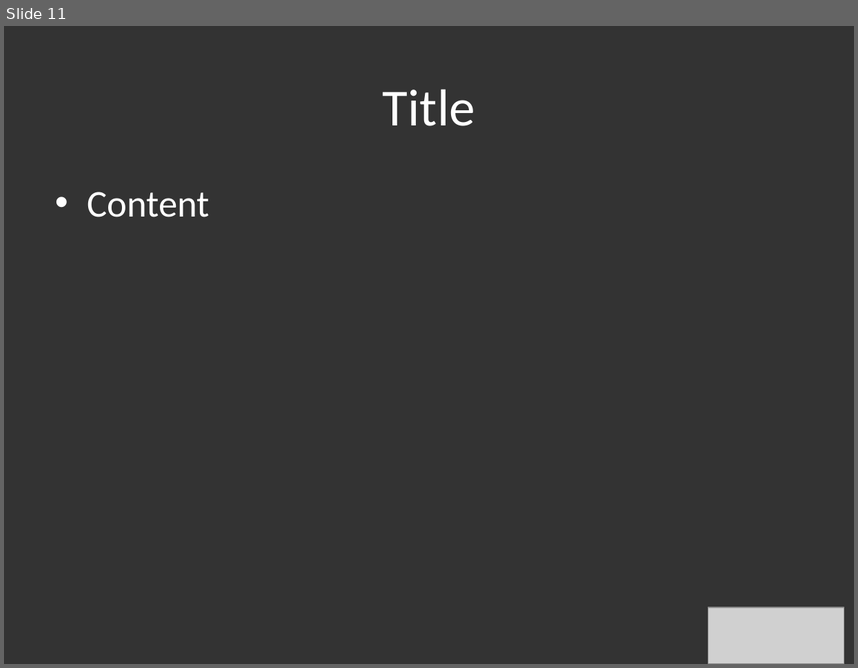
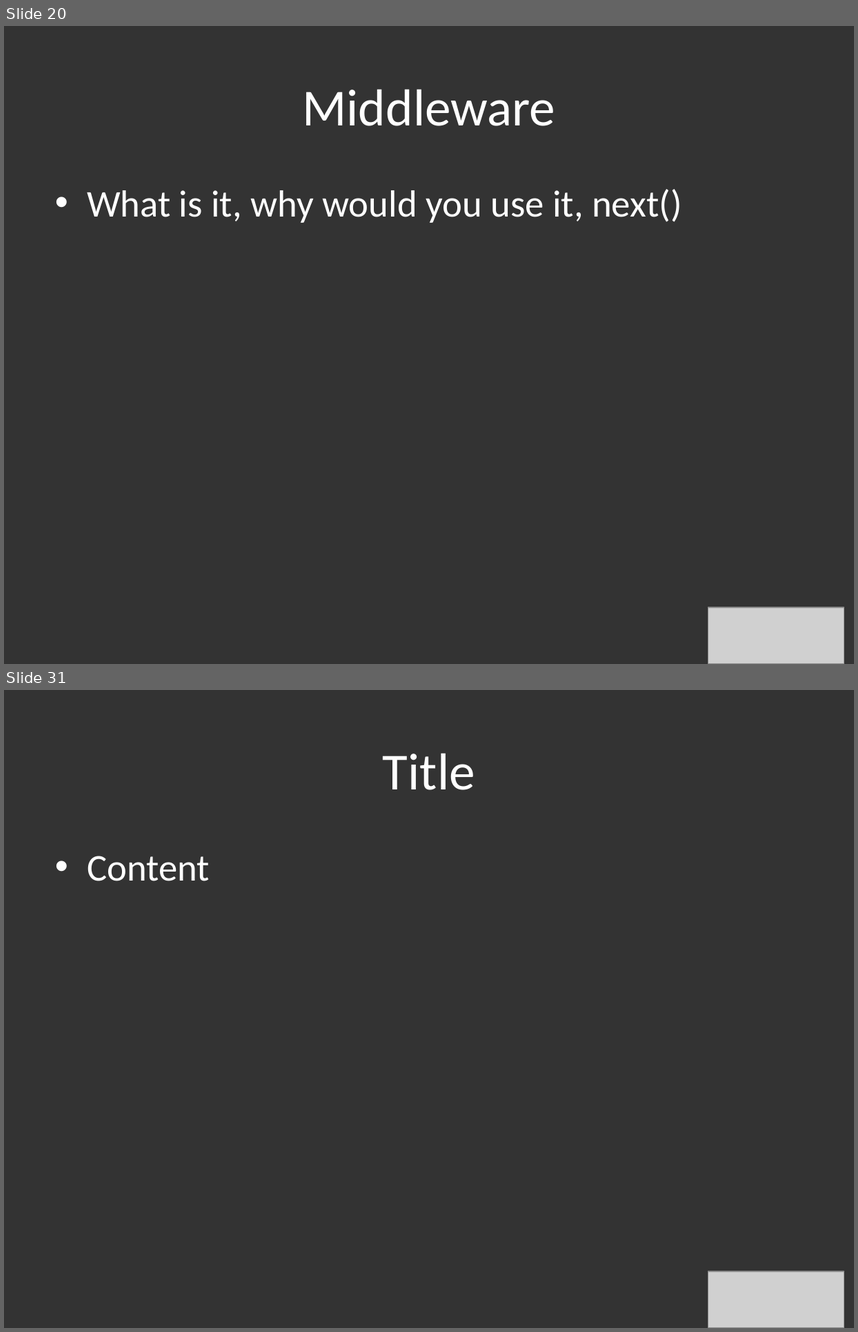
Before and after one commit to hlfshell/node.jSTL-Intro-Series---An-Introduction-to-Express, a slide deck: nodejs intro to express.pptx. Shown one above the other, each under a label of ours: slide 11 before the commit, slides 20 and 31 after it; the slides between them are not shown. The pictures are 858x668 and 858x1332 pixels, drawn with LibreOffice and Linux fonts; fonts in the diff are those of the drawing; grey boxes stand for pictures. Boxes give left, top, right and bottom in pixels: in the first picture for what was removed or moved away, otherwise in the second. Text is boxed around its words. In the diff, an @@ line names an element or a change of style, - is before the commit and + after.

```diff
--- a/nodejs intro to express.pptx
+++ b/nodejs intro to express.pptx
@@ slide 20 added at [4, 26, 854, 664], background #333333 @@
@@ title added at [302, 89, 555, 126], 44 pt, text #FFFFFF @@
+Middleware
@@ text added at [87, 189, 682, 223], 32 pt, text #FFFFFF @@
+• What is it, why would you use it, next()
@@ picture added at [708, 606, 844, 664] @@
@@ what was slide 11 is now slide 31 @@
```
Also in this commit, not shown: 3 slides changed, 20 other slides added, 1 slide removed, 8 other files.
